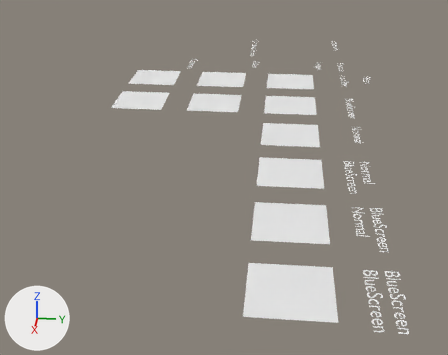
Renders of the Blender file src/main/blender/DynamicTextureDemo 2.0.blend from each side of a commit.
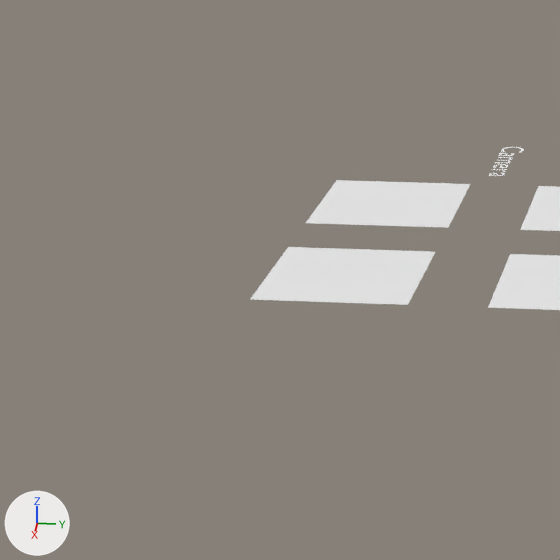
Each version appears first whole from a camera (50 mm lens) standing at (24.41, -0.42, 8.61) and looking at (3.58, -2.39, -2.03), and next in a close-up on the part from 7% to 47% of the width and 3% to 54% of the height. The lights are fixed; the arrows at lower left show +X, +Y and +Z.

Names of what the first close-up shows: 'Plane.camera', 'Plane.camera.blueScreen', 'Plane.video', 'Plane.video.blueScreen'.
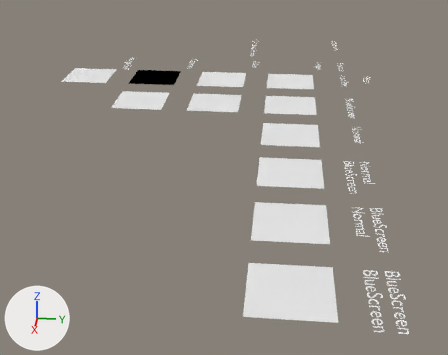
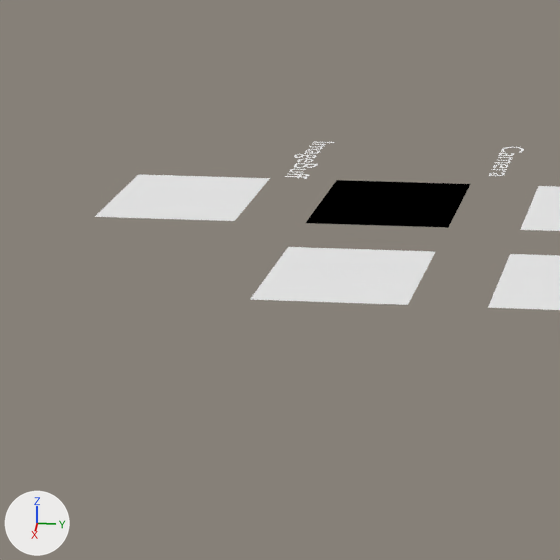
Where the change shows, as pixel boxes [x1, y1, x2, y2] in the close-ups (560 x 560 px):
'Plane.camera', recoloured (white to black): [306, 180, 471, 228] in both
'Plane.imageBuff', added: after [95, 175, 270, 221]
'Text.imageBuff', added: after [285, 142, 335, 179]

Edits to the bpy script that builds the scene:
```text
Change mat_camera:
    mat_camera.base_color: (0.8, 0.8, 0.8) -> (0.0, 0.0, 0.0)  # white #e7e7e7 -> black #000000
Add mat_imagebuff_001:
    mat_imagebuff_001 = diffuse_material('ImageBuff.001')
    mat_imagebuff_001.base_color = (0.8, 0.8, 0.8)  # white #e7e7e7
Add me_plane_imagebuff:
    me_plane_imagebuff.from_pydata([(-1.0, -1.0, 0.0), (1.0, -1.0, 0.0), (-1.0, 1.0, 0.0), (1.0, 1.0, 0.0)], [], [(0, 1, 3, 2)])
    me_plane_imagebuff.materials.append(mat_imagebuff_001)  # its picture is missing
Add txt_text_imagebuff:
    txt_text_imagebuff = bpy.data.curves.new('Text.imageBuff', 'FONT')
    txt_text_imagebuff.body = 'ImageBuff'
    txt_text_imagebuff.materials.append(mat_text)  # white #e7e7e7
Add ob_plane_imagebuff:
    ob_plane_imagebuff = bpy.data.objects.new('Plane.imageBuff', me_plane_imagebuff)
    ob_plane_imagebuff.location = (-2.0, -9.0, 0.0)
Add ob_text_imagebuff:
    ob_text_imagebuff = bpy.data.objects.new('Text.imageBuff', txt_text_imagebuff)
    ob_text_imagebuff.location = (-5.0, -7.8, 0.0)
    ob_text_imagebuff.scale = (0.5, 0.5, 0.5)
```
